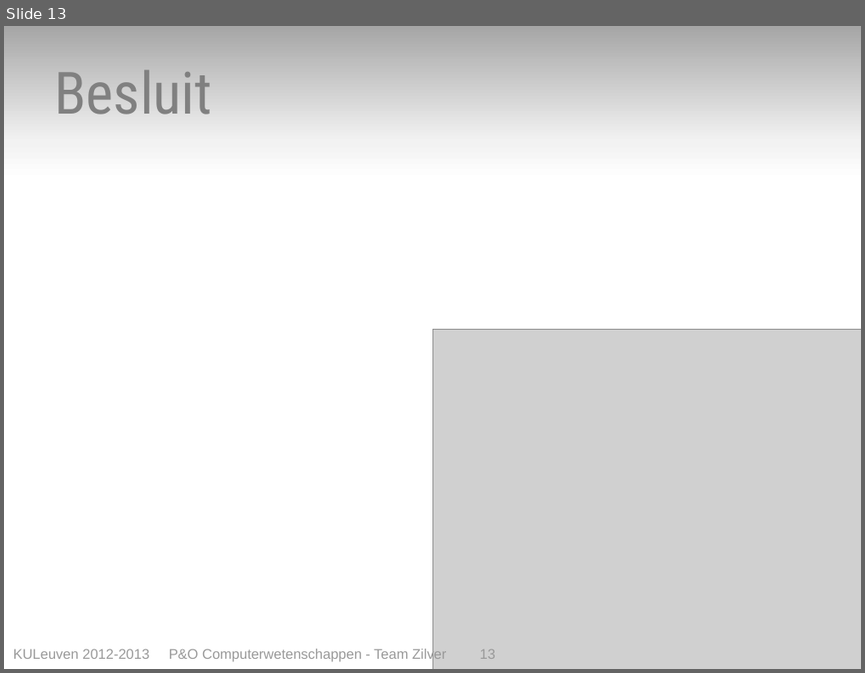
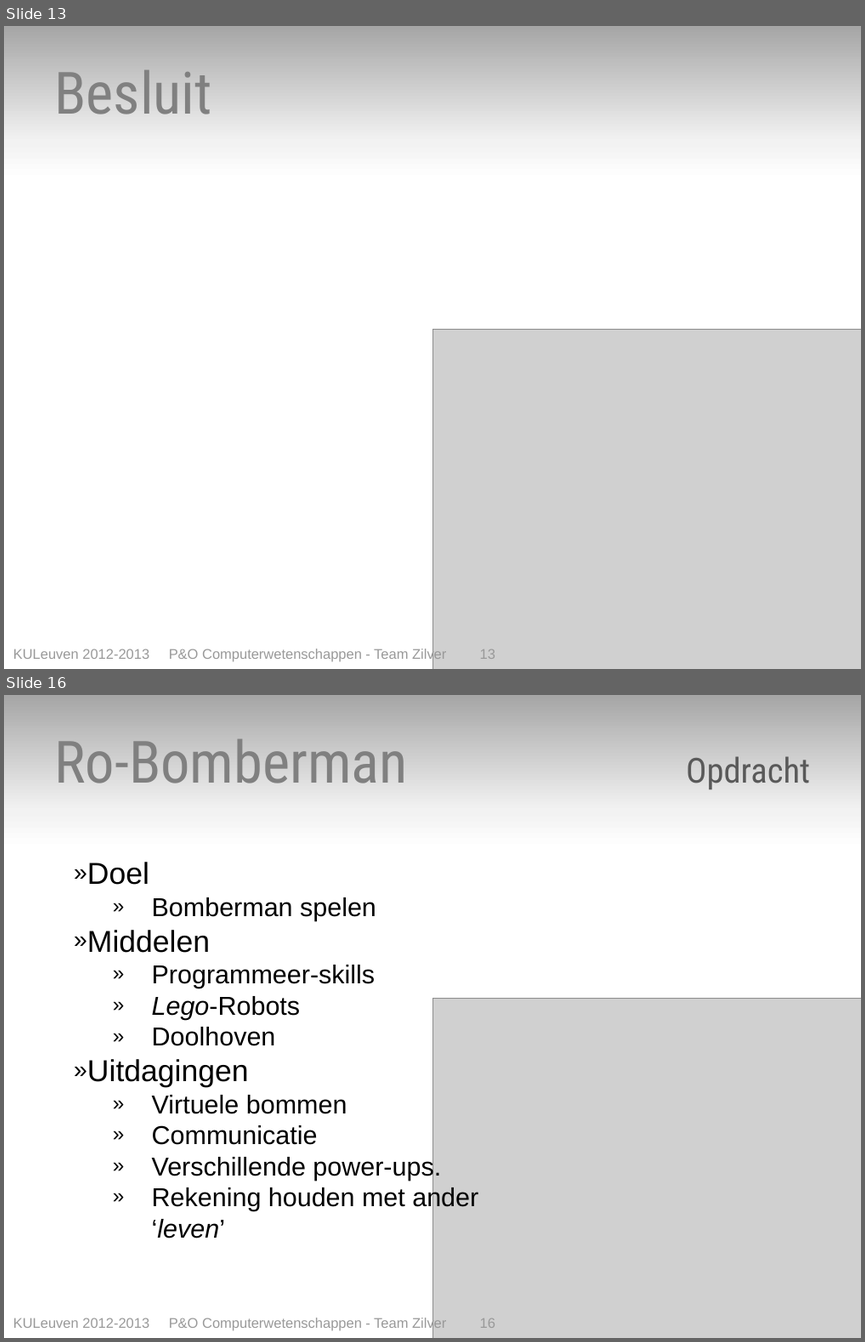
Before and after one commit to toonn/SilverSurfer, a slide deck: SilverSurferVerslag/Presentatie Eind/Presentatie eindverslag - team zilver.pptx. Shown one above the other, each under a label of ours: slide 13 before the commit, slides 13 and 16 after it; the slides between them are not shown. The pictures are 865x673 and 865x1342 pixels, drawn with LibreOffice and Linux fonts; fonts in the diff are those of the drawing; grey boxes stand for pictures. Boxes give left, top, right and bottom in pixels: in the first picture for what was removed or moved away, otherwise in the second. Text is boxed around its words. In the diff, an @@ line names an element or a change of style, - is before the commit and + after.

Commit message:
Ro-Bomberman toegevoegd aan presentatie

```diff
--- a/SilverSurferVerslag/Presentatie Eind/Presentatie eindverslag - team zilver.pptx
+++ b/SilverSurferVerslag/Presentatie Eind/Presentatie eindverslag - team zilver.pptx
@@ slide 16 added at bbox=[4, 695, 861, 1338], background gradient #A6A6A6 to #F2F2F2 to #FFFFFF @@
@@ text added at bbox=[54, 739, 810, 789], 54 pt, text #808080 @@
+Ro-Bomberman Opdracht
@@ text added at bbox=[87, 862, 478, 1238], 24 pt, text #000000 @@
+» Doel
+        » Bomberman spelen
+    » Middelen
+        » Programmeer-skills
+        » Lego-Robots
+        » Doolhoven
+» Uitdagingen
+        » Virtuele bommen
+        » Communicatie
+        » Verschillende power-ups.
+        » Rekening houden met ander ‘leven’
@@ picture added at bbox=[433, 998, 861, 1338] @@
@@ text added at bbox=[13, 1316, 495, 1331], 13 pt, text #999999 @@
+KULeuven 2012-2013 P&O Computerwetenschappen - Team Zilver 16
```
Also in this commit, not shown: 1 slide changed, 2 other slides added.
